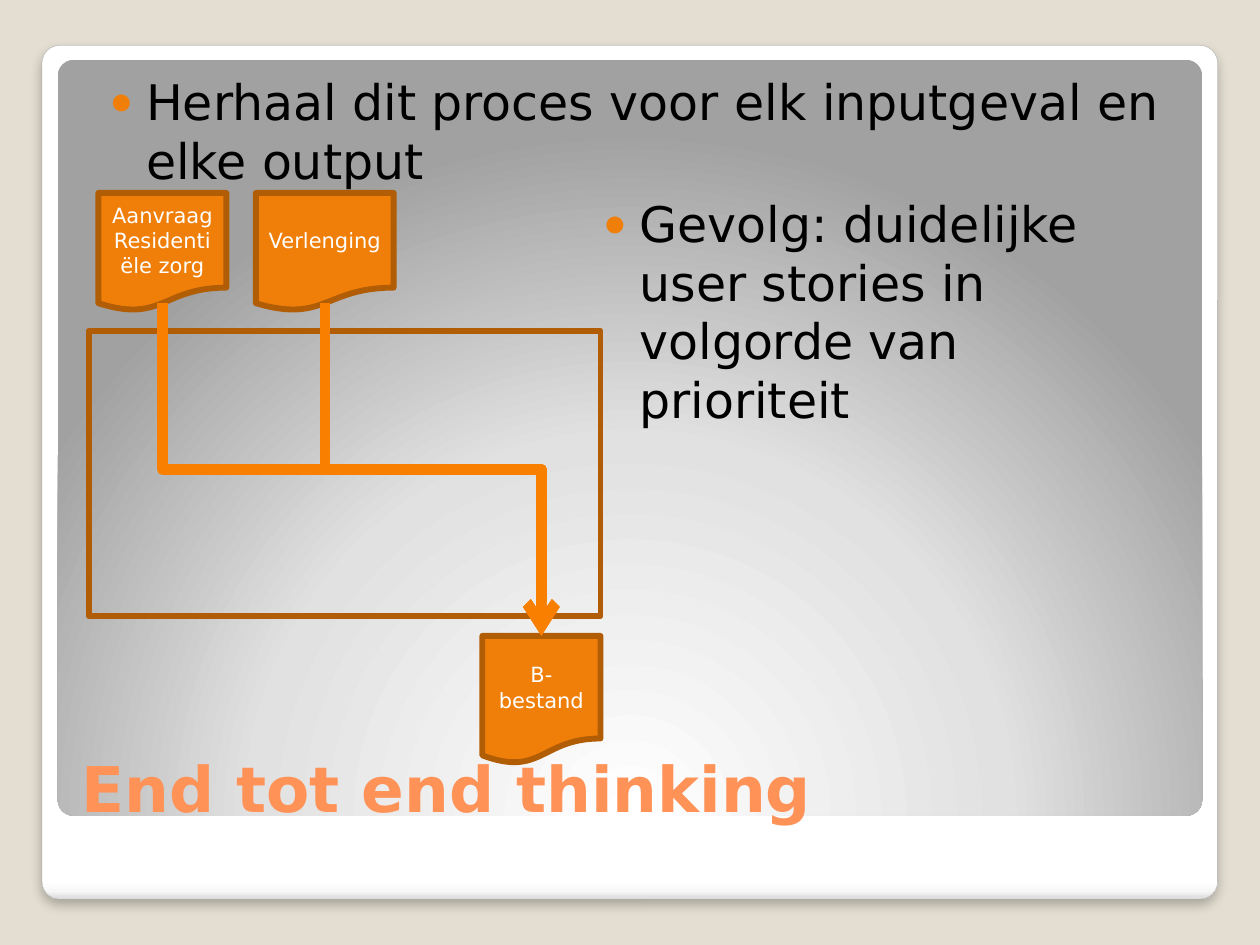
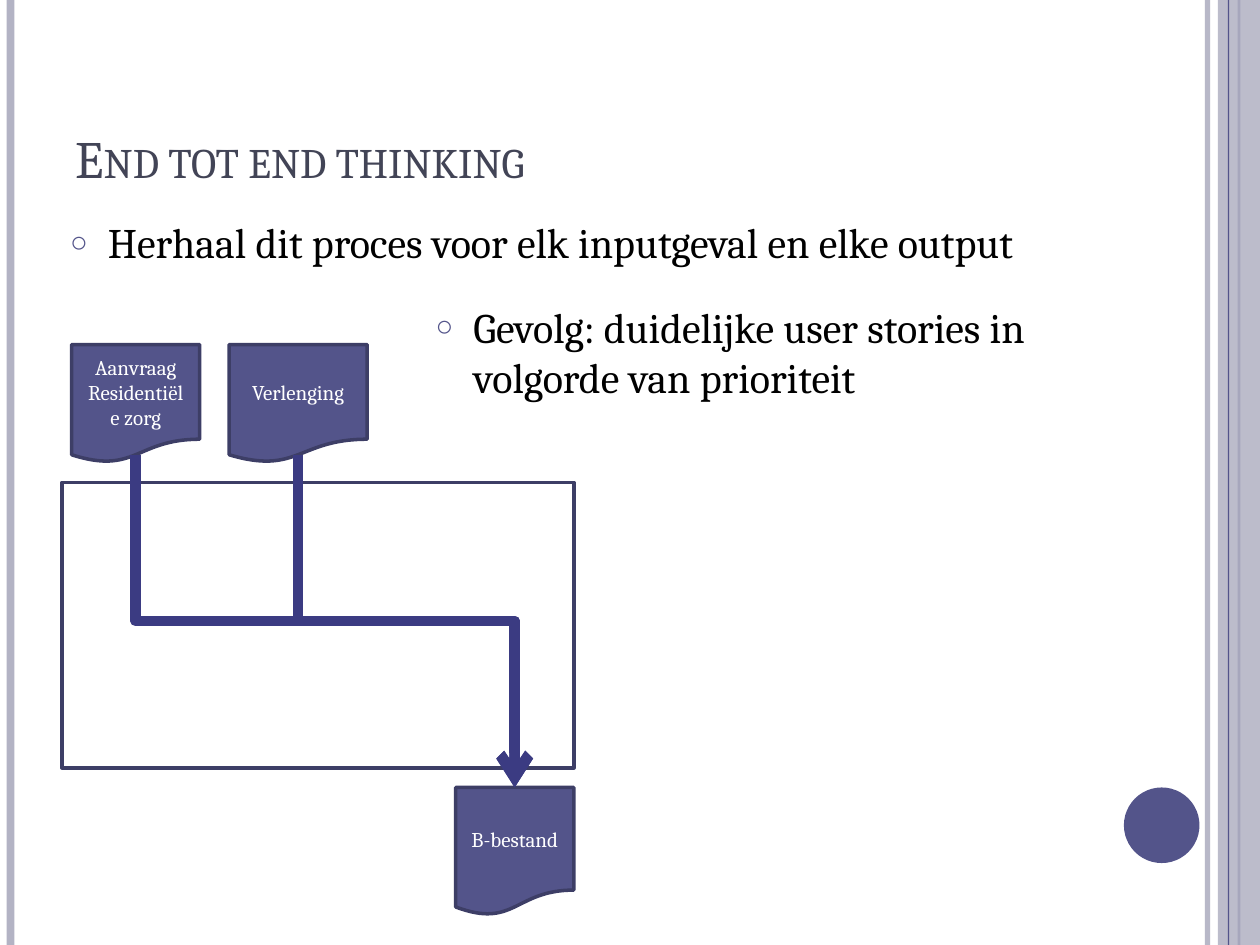
Before and after one commit to michelgrootjans/dkvlessonslearned, a slide deck: slide 23 of slides/Management Session/Lessons Learned.pptx (slide 14 before the commit). Drawn at 1260x945 pixels with LibreOffice and Linux fonts; fonts in the diff are those of the drawing. Boxes give left, top, right and bottom in pixels: in the first picture for what was removed or moved away, otherwise in the second. Text is boxed around its words. In the diff, an @@ line names an element or a change of style, - is before the commit and + after.

```diff
--- a/slides/Management Session/Lessons Learned.pptx
+++ b/slides/Management Session/Lessons Learned.pptx
@@ background #E3DED1 to #FFFFFF @@
@@ line added from (10, 0) to (10, 945), #B3B4C4 4.5 pt @@
@@ line added from (1207, 0) to (1207, 945), #B3B4C4 3 pt @@
@@ rectangle added at bbox=[1218, 0, 1260, 945], fill #B3B4C4 at 87% opacity @@
@@ line added from (1228, 0) to (1228, 945), #53548A 0.75 pt @@
@@ line added from (1239, 0) to (1239, 945), #53548A 1.5 pt @@
@@ rounded rectangle removed at bbox=[42, 45, 1217, 900] @@
@@ rounded rectangle removed at bbox=[58, 59, 1202, 815] @@
@@ title "End tot end thinking": place and size @@
-title "End tot end thinking" at bbox=[82, 761, 811, 825]
+title "End tot end thinking" at bbox=[168, 149, 525, 179]
@@ title "End tot end thinking" at bbox=[168, 149, 525, 179]: size 36 to 30 pt, font DejaVu Sans to Cambria, text colour #FF9258 to #424456, bold off, small capitals on @@
@@ text "Herhaal dit proces voor elk ..." at bbox=[108, 228, 1013, 268]: size 28 to 24 pt, font DejaVu Sans to Cambria; bullet ● to ○; more space between paragraphs; bullet colour #F07F09 to #53548A @@
@@ text "Gevolg: duidelijke user stories in ..." at bbox=[473, 313, 1025, 403]: size 28 to 24 pt, font DejaVu Sans to Cambria; bullet ● to ○; more space between paragraphs; bullet colour #F07F09 to #53548A @@
@@ text "Gevolg: duidelijke user stories in ...": place and size @@
-text "Gevolg: duidelijke user stories in ..." at bbox=[640, 204, 1077, 428]
+text "Gevolg: duidelijke user stories in ..." at bbox=[473, 313, 1025, 403]
@@ font DejaVu Sans to Cambria; fill #F07F09 to #53548A; outline #B25E07 3.35 pt to #3D3E66 2 pt in 3 elements at bbox=[72, 344, 200, 462], bbox=[456, 788, 575, 916], bbox=[229, 344, 367, 462] @@
@@ elbow arrow (136, 455) - (515, 788): stroke #F97F00 6 pt to #3B3D82 6 pt @@
@@ 3 flow chart documents, 2 elbow arrows, 1 text: place and size @@
-3 flow chart documents, 2 elbow arrows, 1 text at bbox=[98, 82, 1158, 765]
+3 flow chart documents, 2 elbow arrows, 1 text at bbox=[72, 228, 1013, 916]
@@ elbow arrow (299, 455) - (515, 788): stroke #F97F00 6 pt to #3B3D82 6 pt @@
@@ rectangle: place and size @@
-rectangle at bbox=[88, 330, 600, 616]
+rectangle at bbox=[62, 483, 573, 769]
@@ rectangle at bbox=[62, 483, 573, 769]: outline #B25E07 3.35 pt to #3D3E66 2 pt @@
@@ ellipse added at bbox=[1124, 788, 1200, 863], fill #53548A @@
```
Also in this commit, not shown: 32 other slides changed, 18 slides added, 4 slides removed.
